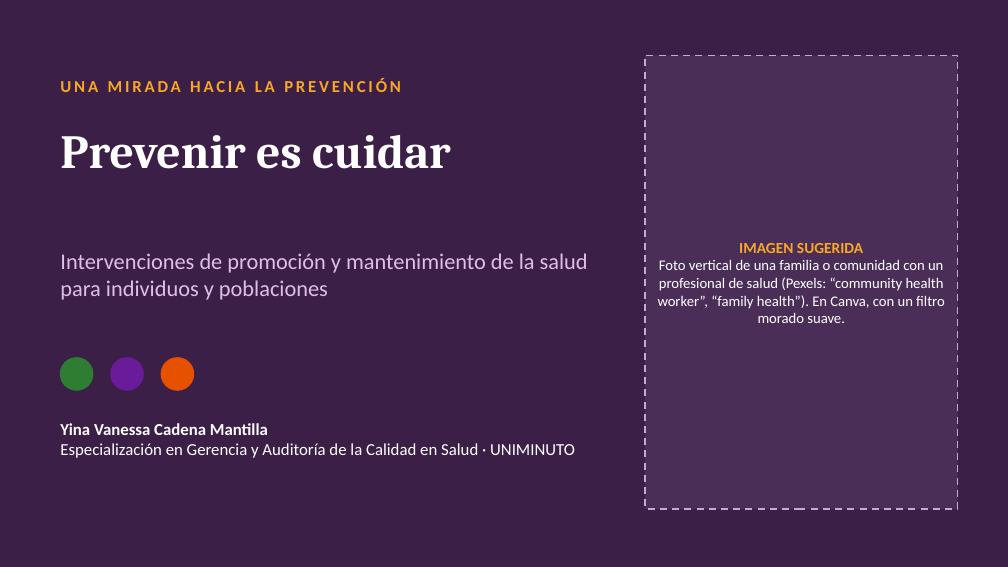
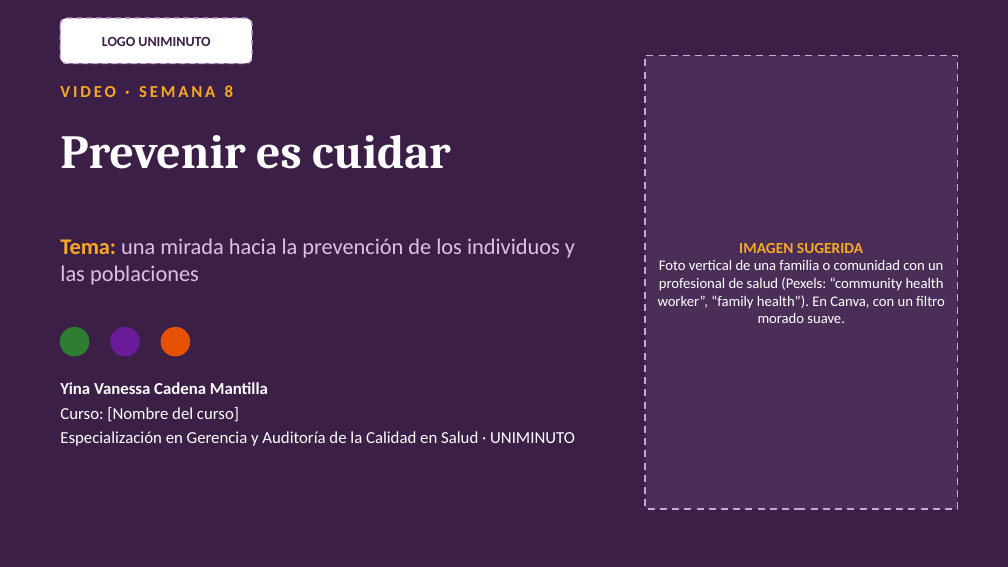
Before and after one commit to leyezminvari-tech/ESPECIALIZACI-N-, a slide deck: slide 1 of Actividades/Semana8_Presentacion_Canva.pptx. Drawn at 1008x567 pixels with LibreOffice and Linux fonts; fonts in the diff are those of the drawing. Boxes give left, top, right and bottom in pixels: in the first picture for what was removed or moved away, otherwise in the second. Text is boxed around its words. In the diff, an @@ line names an element or a change of style, - is before the commit and + after.

```diff
--- a/Actividades/Semana8_Presentacion_Canva.pptx
+++ b/Actividades/Semana8_Presentacion_Canva.pptx
@@ rounded rectangle added at (x1=60, y1=18, x2=252, y2=64), fill #FFFFFF, outline #C9A7D8 1 pt dashed @@
@@ text added at (x1=102, y1=37, x2=210, y2=46), 10 pt, text #3B1F47, bold @@
+LOGO UNIMINUTO
@@ text removed at (x1=60, y1=78, x2=401, y2=92) @@
-UNA MIRADA HACIA LA PREVENCIÓN
@@ text added at (x1=60, y1=85, x2=233, y2=97), 12 pt, text #F9A825, bold @@
+VIDEO · SEMANA 8
@@ text at (x1=60, y1=238, x2=575, y2=285): text changed @@
-Intervenciones de promoción y mantenimiento de la salud para individuos y poblaciones
+Tema: una mirada hacia la prevención de los individuos y las poblaciones
@@ ellipse resized from (x1=60, y1=358, x2=93, y2=390) to (x1=60, y1=328, x2=89, y2=356) @@
@@ ellipse resized from (x1=111, y1=358, x2=143, y2=390) to (x1=111, y1=328, x2=139, y2=356) @@
@@ ellipse resized from (x1=161, y1=358, x2=194, y2=390) to (x1=161, y1=328, x2=190, y2=356) @@
@@ text at (x1=60, y1=382, x2=575, y2=446): more space between paragraphs @@
@@ text "Yina Vanessa Cadena Mantilla" moved from (x1=60, y1=423, x2=575, y2=458) to (x1=60, y1=382, x2=575, y2=446) @@
@@ text at (x1=60, y1=407, x2=239, y2=422): paragraph added @@
+Curso: [Nombre del curso]
```
Also in this commit, not shown: 13 other slides changed, 3 slides added, 2 other files.
